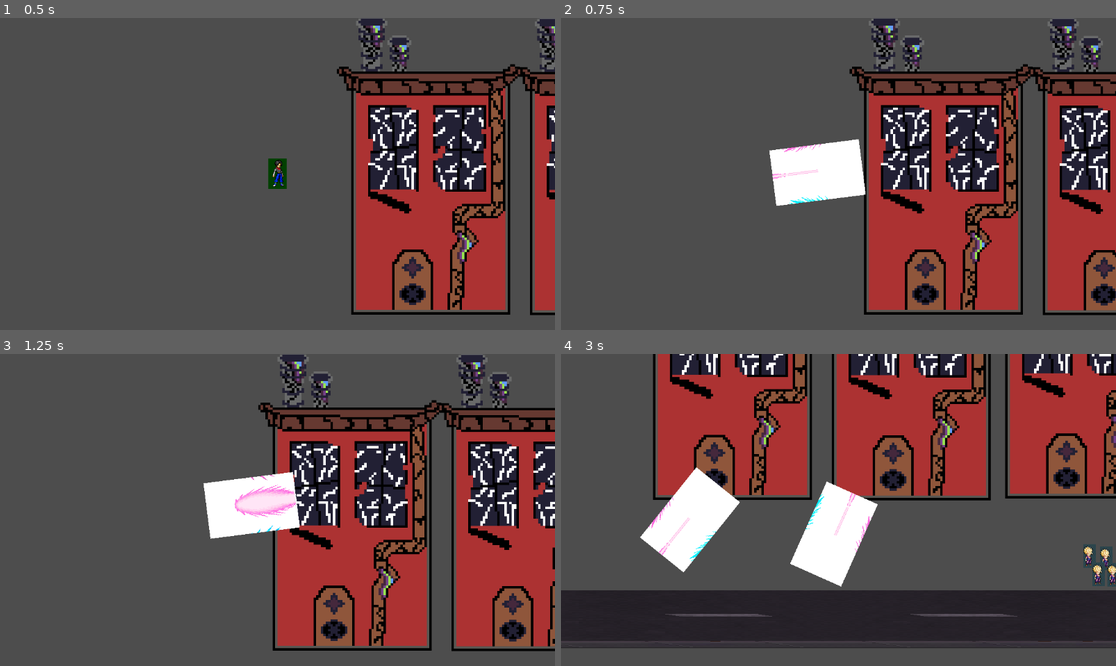
Above: before the commit, frames 1-4 (two rows, left to right).
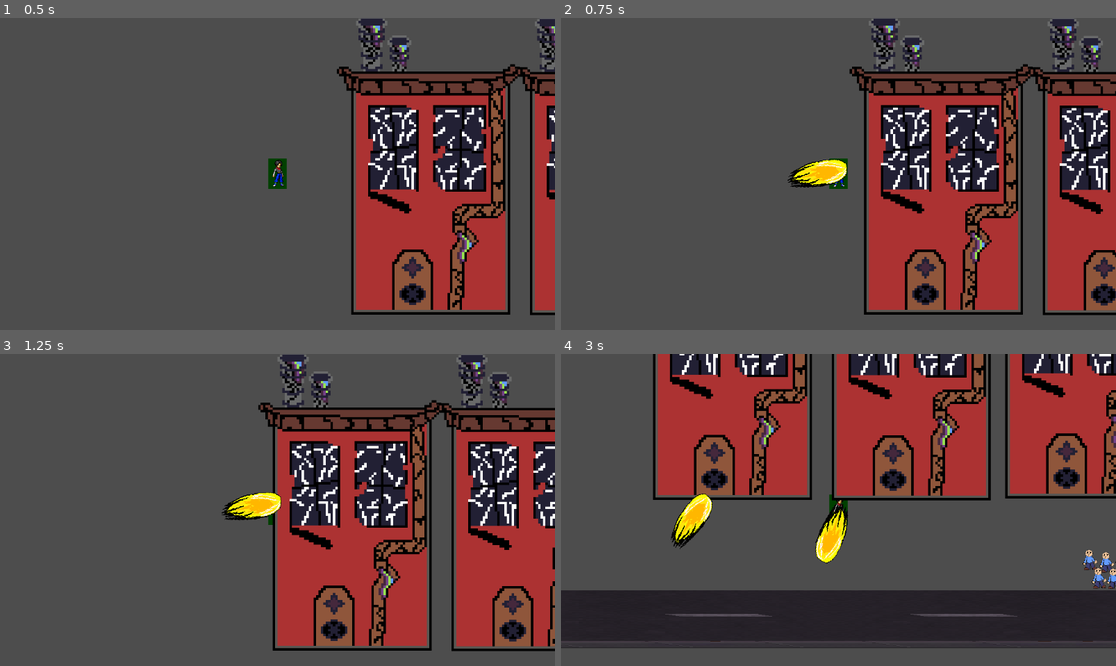
Above: after the commit, the same moments.

Repository: nextgentechteamofficial/Gamedev.js-NGTT--Freiheit-Z
Game: Godot game, scene res://Scenes/city_level.tscn
Same seed, same stepped clock (60 frames per second), same inputs: the game is played once before the commit and once after it.
Inputs (mouse positions are in pixels of both pictures, inside the frame that each line leads up to):
- Up to frame 1 (0.5 s): no input
- Up to frame 2 (0.75 s): move the mouse to (960, 158) at 0.52 s; hold D (Move Right) from 0.53 s (still down); click (960, 158) at 0.6 s
- Up to frame 3 (1.25 s): keep holding D (Move Right)
- Up to frame 4 (3 s): move the mouse to (727, 525) at 1.27 s; release D (Move Right) at 1.28 s; hold Down (Move Down) 1.28-2.03 s; click (727, 525) at 1.35 s; move the mouse to (894, 441) at 2.02 s; hold D (Move Right) 2.03-2.78 s; click (894, 441) at 2.1 s; move the mouse to (810, 572) at 2.77 s; hold Up (Move Up) from 2.78 s (still down); click (810, 572) at 2.85 s

Frame 1 is identical in both runs. In frame 2, 2.9% of the frame differs, in the area x 37-55%, y 38-61%; in frame 3, 2.9%; in frame 4, 6.4%, in the area x 14-100%, y 36-76%.

Commit message:
Added mroe art assets

Diff:
--- a/gamedev.js-freiheit-z/Scenes/civilian.tscn
+++ b/gamedev.js-freiheit-z/Scenes/civilian.tscn
@@ -1,19 +1,19 @@
 [gd_scene format=3 uid="uid://dlf8hqeiwvr7e"]
 
 [ext_resource type="Script" uid="uid://dgqp1hxo4lm6k" path="res://Scripts/civilian.gd" id="1_3cr5q"]
-[ext_resource type="Texture2D" uid="uid://xu3h815smqia" path="res://Assets/_sprite_collection_swl__dragon_ball_z_by_justoruma_dhxv2dx-fullview.jpg" id="1_g3mco"]
+[ext_resource type="Texture2D" uid="uid://rgeyjfajqpss" path="res://Assets/civilian1.png" id="2_3cr5q"]
 
 [sub_resource type="PackedScene" id="PackedScene_3cr5q"]
 
-[sub_resource type="AtlasTexture" id="AtlasTexture_3cr5q"]
-atlas = ExtResource("1_g3mco")
-region = Rect2(364, 980, 26, 49)
+[sub_resource type="AtlasTexture" id="AtlasTexture_ndn5x"]
+atlas = ExtResource("2_3cr5q")
+region = Rect2(0, 0, 128, 128)
 
 [sub_resource type="SpriteFrames" id="SpriteFrames_ndn5x"]
 animations = [{
 "frames": [{
 "duration": 1.0,
-"texture": SubResource("AtlasTexture_3cr5q")
+"texture": SubResource("AtlasTexture_ndn5x")
 }],
 "loop": true,
 "name": &"default",
@@ -21,6 +21,8 @@
 }]
 
 [sub_resource type="CapsuleShape2D" id="CapsuleShape2D_3cr5q"]
+radius = 12.0
+height = 44.0
 
 [node name="civilian" type="CharacterBody2D" unique_id=1742035033 groups=["civilians"]]
 collision_layer = 2
@@ -28,6 +30,8 @@
 collectible = SubResource("PackedScene_3cr5q")
 
 [node name="AnimatedSprite2D" type="AnimatedSprite2D" parent="." unique_id=1383252819]
+position = Vector2(-1, 5)
+scale = Vector2(0.4, 0.4)
 sprite_frames = SubResource("SpriteFrames_ndn5x")
 
 [node name="Timer" type="Timer" parent="." unique_id=492040664]
--- a/gamedev.js-freiheit-z/machine_parts.tscn
+++ b/gamedev.js-freiheit-z/Scenes/machine_parts.tscn
@@ -1,6 +1,6 @@
 [gd_scene format=3 uid="uid://gciiw2pycb1i"]
 
-[ext_resource type="Script" uid="uid://d35lxc4vrprca" path="res://machine_parts.gd" id="1_sqhsw"]
+[ext_resource type="Script" uid="uid://d35lxc4vrprca" path="res://Scripts/machine_parts.gd" id="1_sqhsw"]
 [ext_resource type="Texture2D" uid="uid://cknj5jv8qo3eg" path="res://Assets/1000_F_644928938_svLxfGQFlYBuYvBxYaVhZEcsU8XsgfXW.jpg" id="1_t3cir"]
 
 [sub_resource type="AtlasTexture" id="AtlasTexture_sqhsw"]
--- a/gamedev.js-freiheit-z/Scenes/projectile.tscn
+++ b/gamedev.js-freiheit-z/Scenes/projectile.tscn
@@ -1,38 +1,17 @@
 [gd_scene format=3 uid="uid://dbnijstff0fso"]
 
 [ext_resource type="Script" uid="uid://voj7h33wpehu" path="res://Scripts/projectile.gd" id="1_k1cl8"]
-[ext_resource type="Texture2D" uid="uid://c33g01g07ka40" path="res://Assets/dblzocq-9f2a9cf8-7e55-4b56-9a05-ca99f2cf08cf.png" id="1_lal66"]
-
-[sub_resource type="AtlasTexture" id="AtlasTexture_k1cl8"]
-atlas = ExtResource("1_lal66")
-region = Rect2(561, 232, 187, 116)
+[ext_resource type="Texture2D" uid="uid://ddaqmr8ishn8p" path="res://Assets/projectile_explosion_sprite1.png" id="2_k1cl8"]
 
 [sub_resource type="AtlasTexture" id="AtlasTexture_y0kec"]
-atlas = ExtResource("1_lal66")
-region = Rect2(374, 232, 187, 116)
-
-[sub_resource type="AtlasTexture" id="AtlasTexture_0tri7"]
-atlas = ExtResource("1_lal66")
-region = Rect2(187, 232, 187, 116)
-
-[sub_resource type="AtlasTexture" id="AtlasTexture_ds7j7"]
-atlas = ExtResource("1_lal66")
-region = Rect2(0, 232, 187, 116)
+atlas = ExtResource("2_k1cl8")
+region = Rect2(0, 0, 128, 128)
 
 [sub_resource type="SpriteFrames" id="SpriteFrames_5i1ty"]
 animations = [{
 "frames": [{
 "duration": 1.0,
-"texture": SubResource("AtlasTexture_k1cl8")
-}, {
-"duration": 1.0,
 "texture": SubResource("AtlasTexture_y0kec")
-}, {
-"duration": 1.0,
-"texture": SubResource("AtlasTexture_0tri7")
-}, {
-"duration": 1.0,
-"texture": SubResource("AtlasTexture_ds7j7")
 }],
 "loop": true,
 "name": &"Projectile",
Binary file added: gamedev.js-freiheit-z/Assets/civilian1.png
Not shown, added: gamedev.js-freiheit-z/Assets/civilian1.png.import
Binary file added: gamedev.js-freiheit-z/Assets/projectile_explosion_sprite1.png
Not shown, added: gamedev.js-freiheit-z/Assets/projectile_explosion_sprite1.png.import
Binary file added: gamedev.js-freiheit-z/Assets/projectile_explosion_sprite2.png
Not shown, added: gamedev.js-freiheit-z/Assets/projectile_explosion_sprite2.png.import
Renamed: gamedev.js-freiheit-z/machine_parts.gd -> gamedev.js-freiheit-z/Scripts/machine_parts.gd
Renamed: gamedev.js-freiheit-z/machine_parts.gd.uid -> gamedev.js-freiheit-z/Scripts/machine_parts.gd.uid
